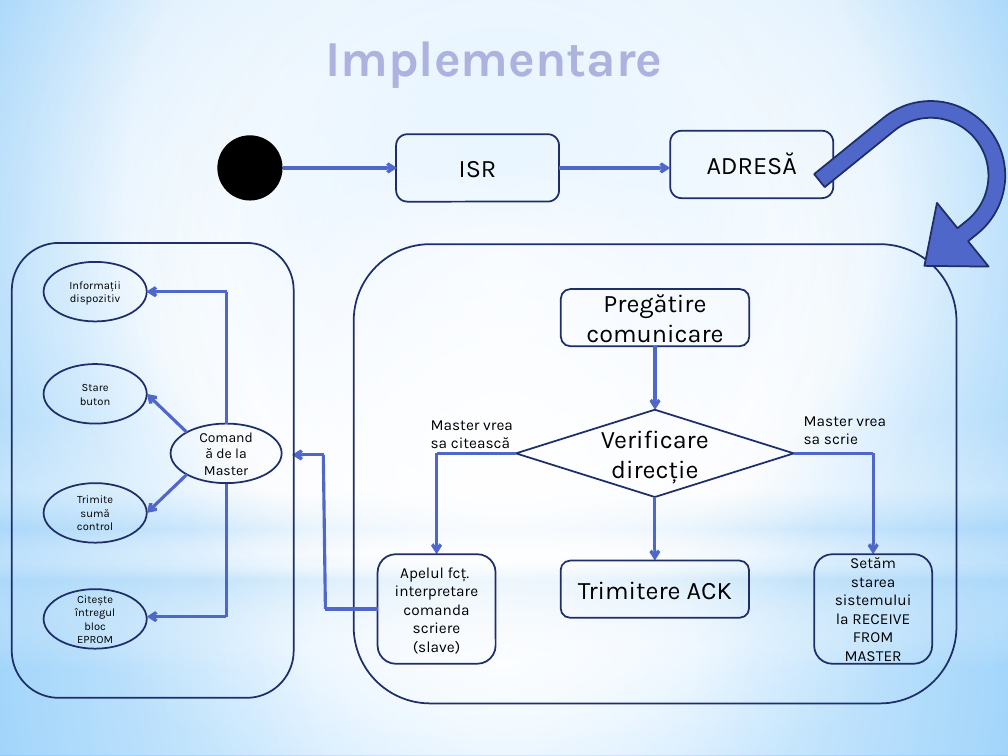
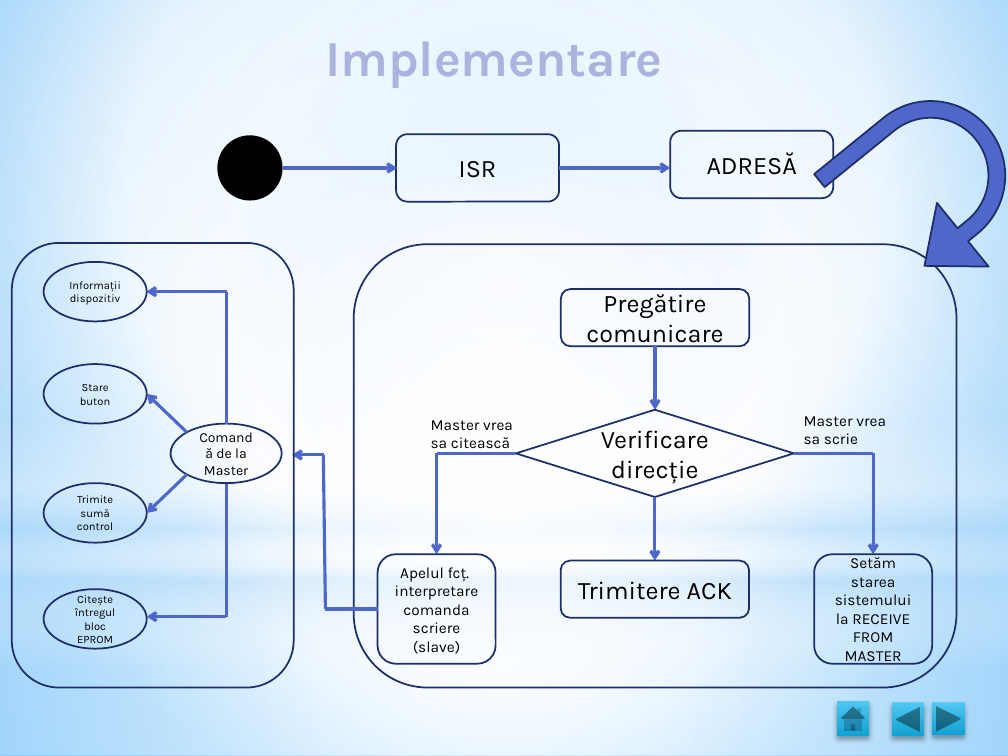
Before and after one commit to MihaiBadescu/Licenta, a slide deck: slide 7 of Licenta.pptx (slide 8 before the commit). Drawn at 1008x756 pixels with LibreOffice and Linux fonts; fonts in the diff are those of the drawing. Boxes give left, top, right and bottom in pixels: in the first picture for what was removed or moved away, otherwise in the second. Text is boxed around its words. In the diff, an @@ line names an element or a change of style, - is before the commit and + after.

```diff
--- a/Licenta.pptx
+++ b/Licenta.pptx
@@ rounded rectangle: place and size @@
-rounded rectangle at (12,243,294,698)
+rounded rectangle at (12,243,294,687)
@@ rounded rectangle: place and size @@
-rounded rectangle at (354,244,957,704)
+rounded rectangle at (354,244,957,687)
@@ action button home added at (837,702,869,737), fill gradient #4EC7F2 to #11A1D4 @@
@@ action button back previous added at (892,703,925,737), fill gradient #4EC7F2 to #11A1D4 @@
@@ action button forward next added at (932,703,966,736), fill gradient #4EC7F2 to #11A1D4 @@
```
Also in this commit, not shown: 9 other slides changed, 2 slides added, 2 slides removed.
